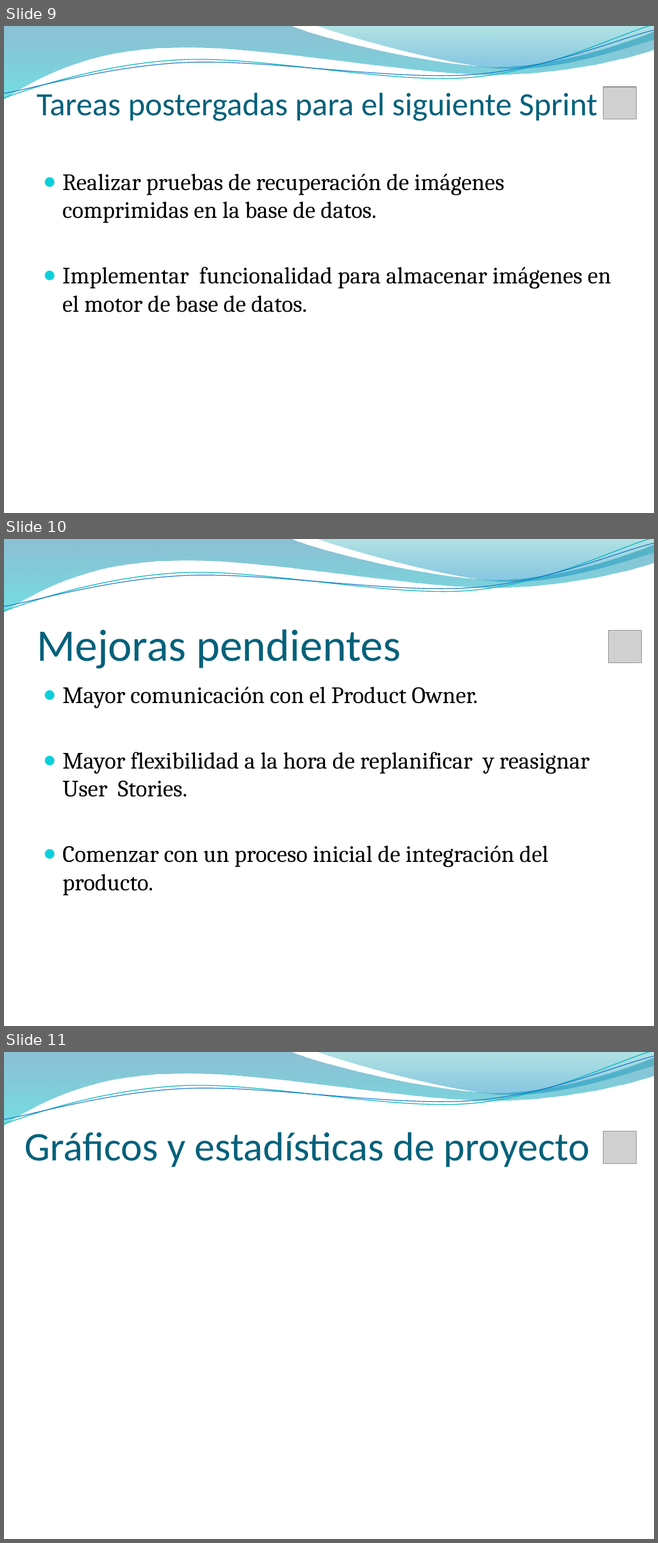
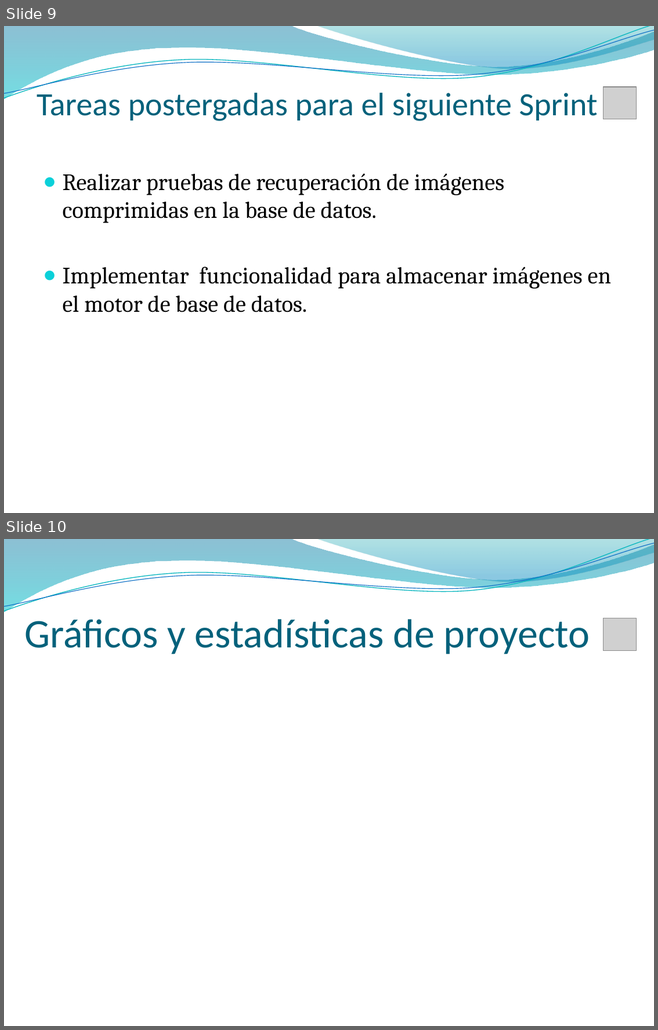
Before and after one commit to elcapo04/utn-frc-dlc-2011-liberal-peker, a slide deck: Proyecto final/SprintsDevelopment/Branch 02/DocumentosAEntregar/Sprint 02.pptx. Shown one above the other, each under a label of ours: slides 9, 10 and 11 before the commit, slides 9 and 10 after it. The pictures are 658x1543 and 658x1030 pixels, drawn with LibreOffice and Linux fonts; fonts in the diff are those of the drawing; grey boxes stand for pictures; background and template pictures are left out. Boxes give left, top, right and bottom in pixels: in the first picture for what was removed or moved away, otherwise in the second. Text is boxed around its words. In the diff, an @@ line names an element or a change of style, - is before the commit and + after.

```diff
--- a/Proyecto final/SprintsDevelopment/Branch 02/DocumentosAEntregar/Sprint 02.pptx
+++ b/Proyecto final/SprintsDevelopment/Branch 02/DocumentosAEntregar/Sprint 02.pptx
@@ slide 10 removed at <box>4,539,654,1026</box>, background picture (left out); not listed: 4 template elements that a slide beside it also shows @@
@@ title removed at <box>36,629,401,669</box> @@
-Mejoras pendientes
@@ picture removed at <box>608,631,641,663</box> @@
@@ text removed at <box>63,686,589,896</box> @@
-● Mayor comunicación con el Product Owner.
-● Mayor flexibilidad a la hora de replanificar y reasignar User Stories.
-● Comenzar con un proceso inicial de integración del producto.
@@ what was slide 11 is now slide 10 @@
```
Also in this commit, not shown: 3 slides changed.
